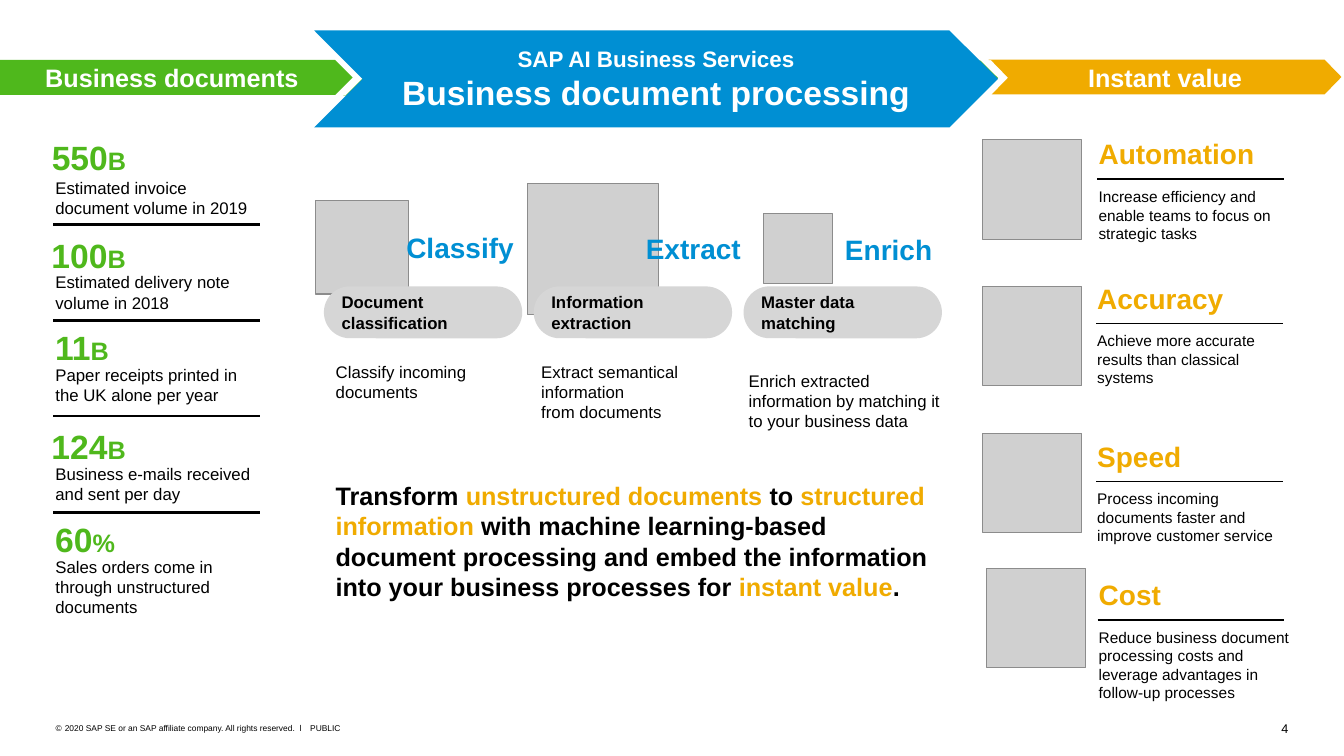
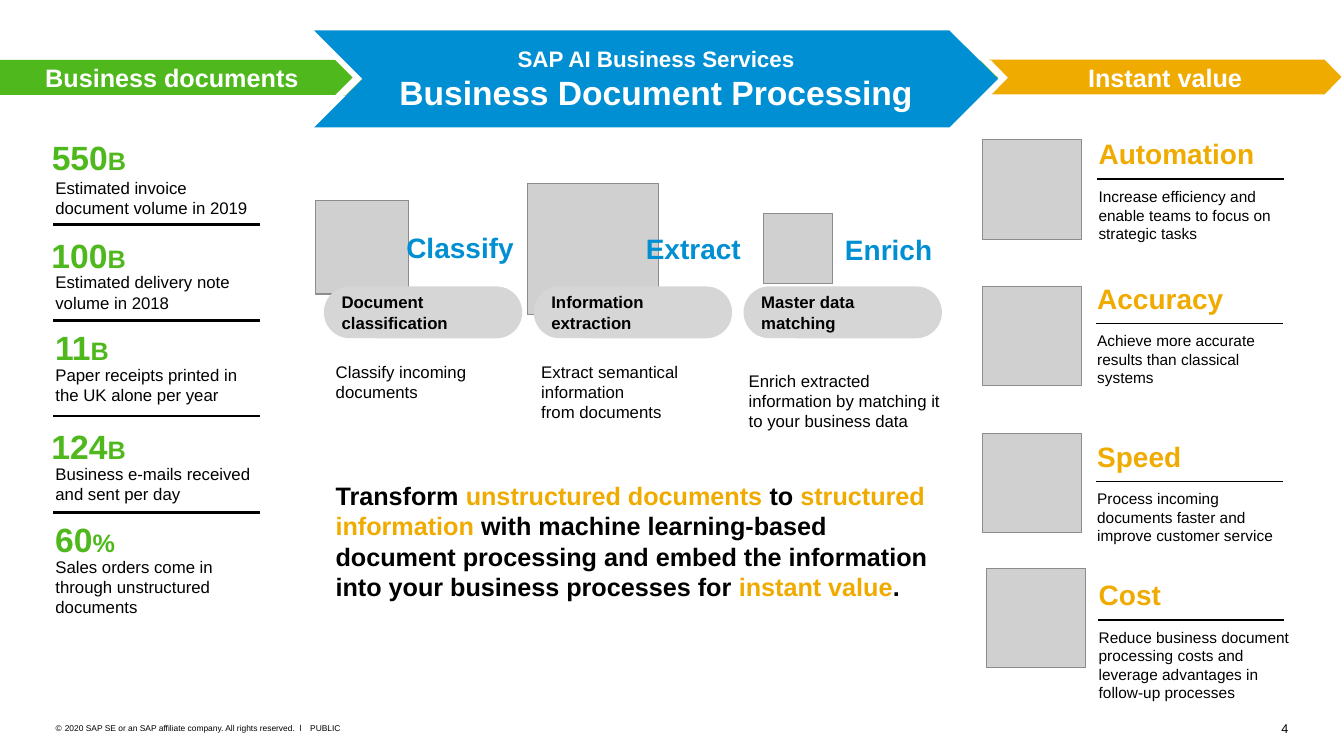
Before and after one commit to SAP-archive/teched2020-INT166, a slide deck: slide 4 of INT166.pptx. Drawn at 1344x756 pixels with LibreOffice and Linux fonts; fonts in the diff are those of the drawing; grey boxes stand for pictures. Boxes give left, top, right and bottom in pixels: in the first picture for what was removed or moved away, otherwise in the second. Text is boxed around its words. In the diff, an @@ line names an element or a change of style, - is before the commit and + after.

Commit message:
Update presentation

```diff
--- a/INT166.pptx
+++ b/INT166.pptx
@@ text in chevron at (399,50,912,112): text changed @@
-SAP AI Business Services
-Business document processing
+SAP AI Business Services
+Business Document Processing
```
Also in this commit, not shown: 2 other slides changed.
